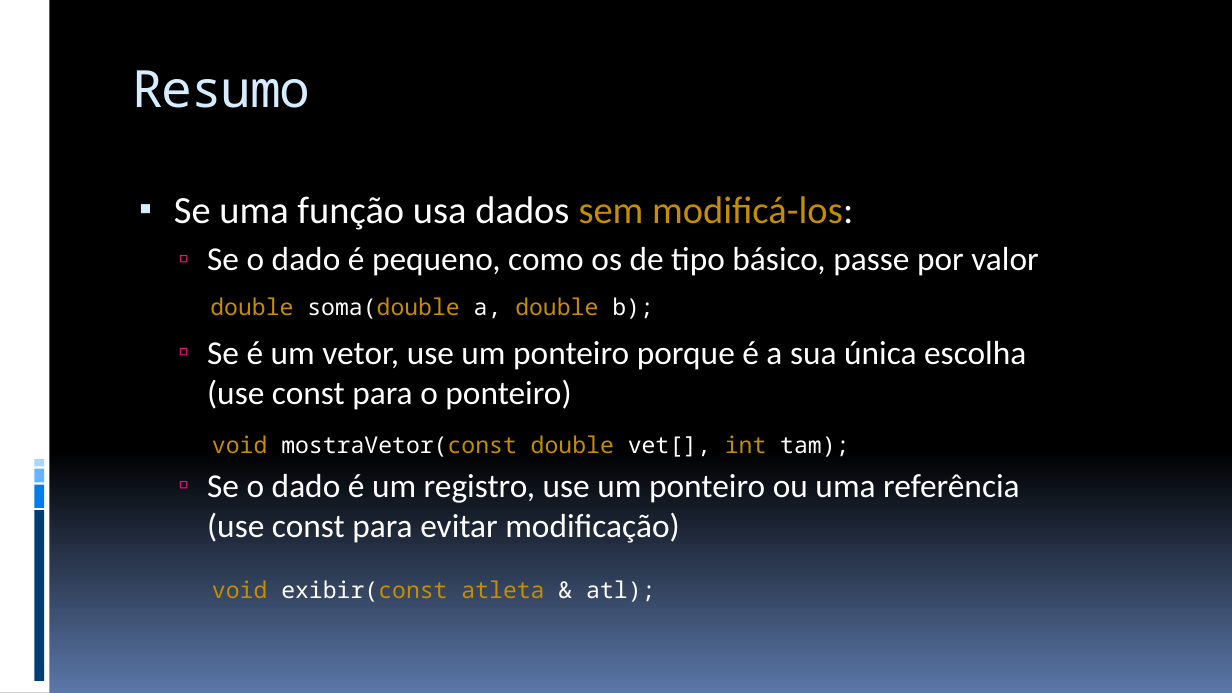
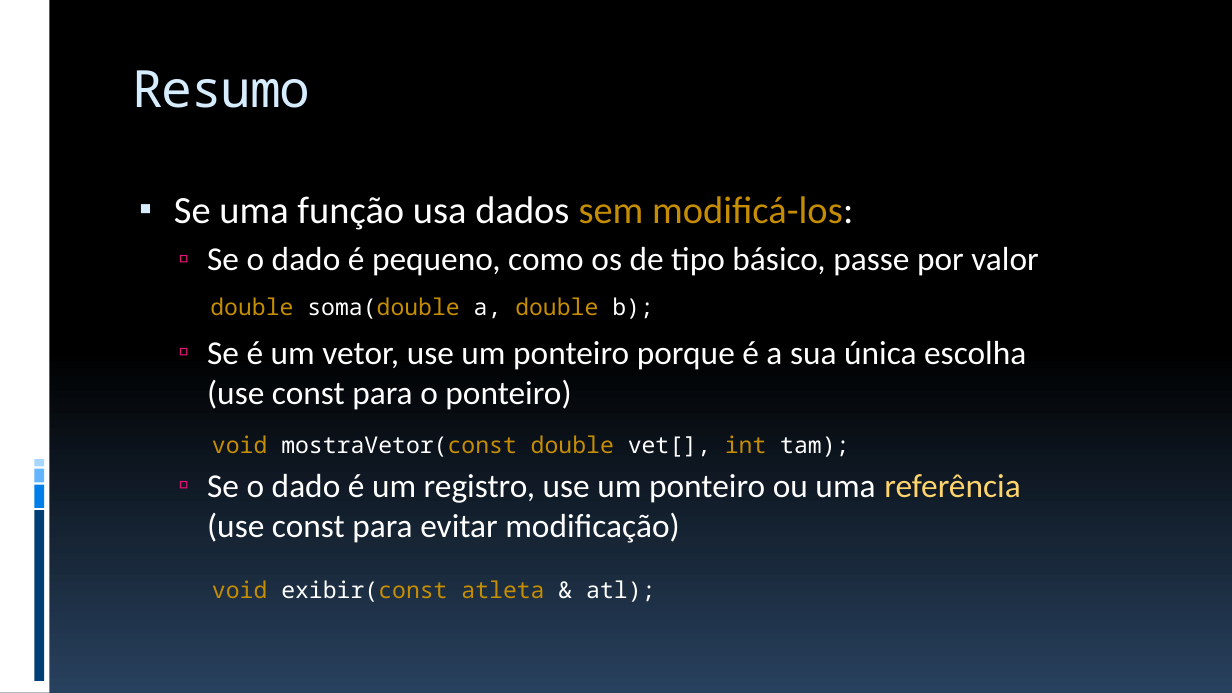
Before and after one commit to JudsonSS/ProgComp, a slide deck: slide 34 of Slides/28. Armazenamento e Referências.pptx. Drawn at 1232x693 pixels with LibreOffice and Linux fonts; fonts in the diff are those of the drawing. Boxes give left, top, right and bottom in pixels: in the first picture for what was removed or moved away, otherwise in the second. Text is boxed around its words. In the diff, an @@ line names an element or a change of style, - is before the commit and + after.

```diff
--- a/Slides/28. Armazenamento e Referências.pptx
+++ b/Slides/28. Armazenamento e Referências.pptx
@@ background gradient #000000 to #5B77A8 to gradient #000000 to #28415E @@
@@ text at [207,474,1021,543]: text colour #FFFFFF to #FED46C in "referência" @@
```
Also in this commit, not shown: 34 other slides changed, 5 other files.
